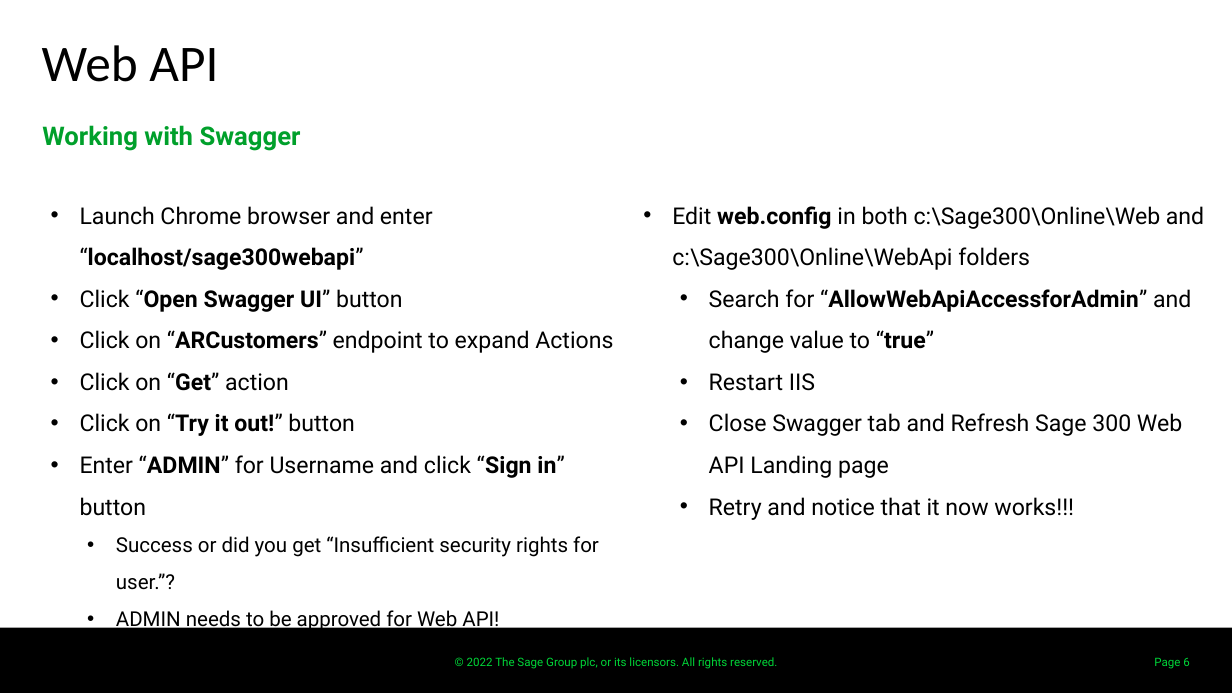
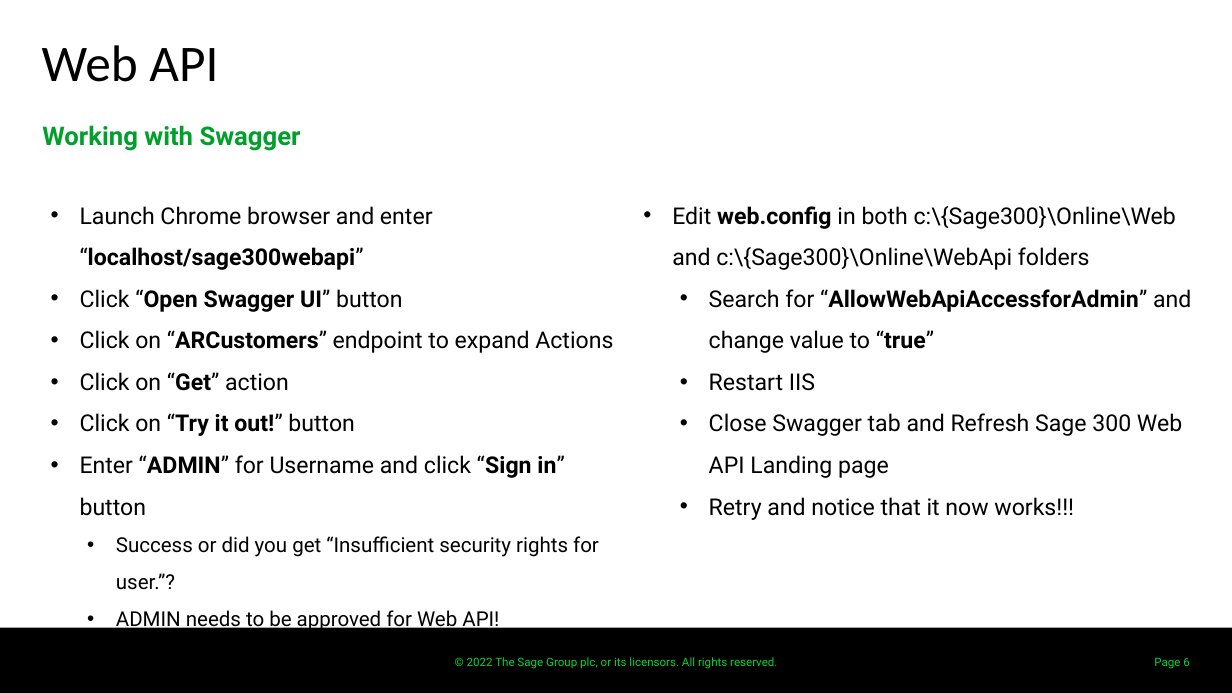
Before and after one commit to SageNADev/Sage300-SDK, a slide deck: slide 6 of docs/presentations/Sage300TechnicalSessionHandsOn.pptx. Drawn at 1232x693 pixels with LibreOffice and Linux fonts; fonts in the diff are those of the drawing; background and template pictures are left out. Boxes give left, top, right and bottom in pixels: in the first picture for what was removed or moved away, otherwise in the second. Text is boxed around its words. In the diff, an @@ line names an element or a change of style, - is before the commit and + after.

```diff
--- a/docs/presentations/Sage300TechnicalSessionHandsOn.pptx
+++ b/docs/presentations/Sage300TechnicalSessionHandsOn.pptx
@@ text at bbox=[672, 206, 1176, 270]: text changed @@
-• Edit web.config in both c:\Sage300\Online\Web and c:\Sage300\Online\WebApi folders
+• Edit web.config in both c:\{Sage300}\Online\Web and c:\{Sage300}\Online\WebApi folders
```
Also in this commit, not shown: 1 other slide changed.
